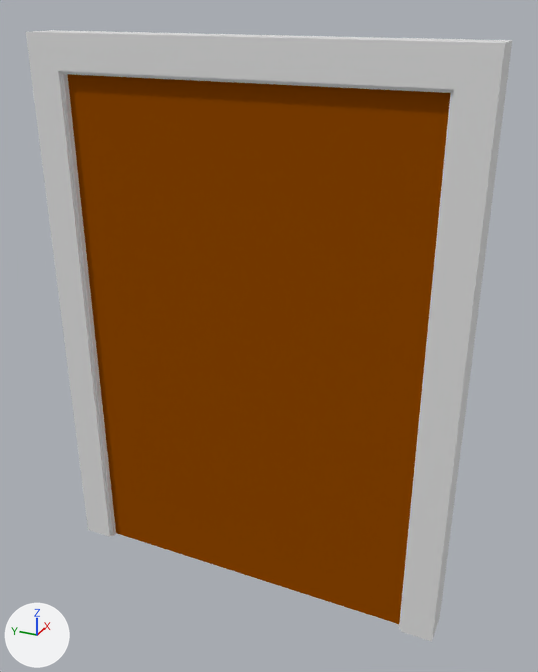
Two versions of the Blender file RAW Files/Level_01/Blender Files/Door.blend, one commit apart.
The view is the same before and after, from a camera (50 mm lens) standing at (-1.689, -0.825, 0.936) and looking at (0.008, -0.061, 0.087). Every picture has the same lights, and +X, +Y and +Z are marked at lower left.

The older version as bpy lines, for what is in view:
```python
me_cube_001 = bpy.data.meshes.new('Cube.001')
me_cube_001.from_pydata(...)  # 28 vertices, 18 faces; spans x -1.0..1.0, y -1.0..1.0, z -1.0..1.0
me_cube_002 = bpy.data.meshes.new('Cube.002')
me_cube_002.from_pydata(...)  # a box spanning x -1.0..1.0, y -1.0..1.0, z -1.0..1.0
me_cube_002.materials.append(mat_material_005)  # brown #964b00
ob_door = bpy.data.objects.new('Door', me_cube_002)
ob_door.location = (-0.001, 0.0, 0.0)
ob_door.scale = (0.025, 0.501, 0.75)
ob_frame = bpy.data.objects.new('Frame', me_cube_001)
ob_frame.location = (0.0, 0.0, 0.05)
ob_frame.scale = (0.0513, 0.6, 0.8)
```
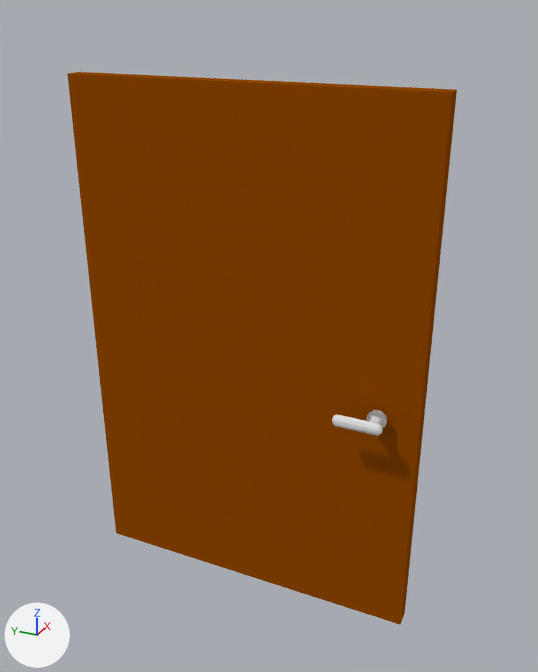
The change, as a diff of the scene's bpy script:
```diff
--- a/RAW Files/Level_01/Blender Files/Door.blend.py
+++ b/RAW Files/Level_01/Blender Files/Door.blend.py
@@ me_cylinder_001 @@
+me_cylinder_001.from_pydata(...)  # 117 vertices, 100 faces; spans x -0.0353..0.0739, y -0.017..0.017, z -0.0527..0.005
@@ ob_frame @@
-ob_frame = bpy.data.objects.new('Frame', me_cube_001)
-ob_frame.location = (0.0, 0.0, 0.05)
-ob_frame.scale = (0.0513, 0.6, 0.8)
@@ ob_door_handle @@
+ob_door_handle = bpy.data.objects.new('Door Handle', me_cylinder_001)
+ob_door_handle.location = (-0.051, -0.394, -0.064)
+ob_door_handle.rotation_euler = (1.571, 0.0, 1.571)  # degrees (90, 0, 90)
+ob_door_handle.scale = (1.45, 1.45, 1.45)
```

Where the change shows, as pixel boxes (x1, y1, x2, y2) in the pictures (538 x 672 px):
'Frame', deleted: before (26, 30, 512, 642)
'Door Handle', added: after (332, 410, 387, 436)
